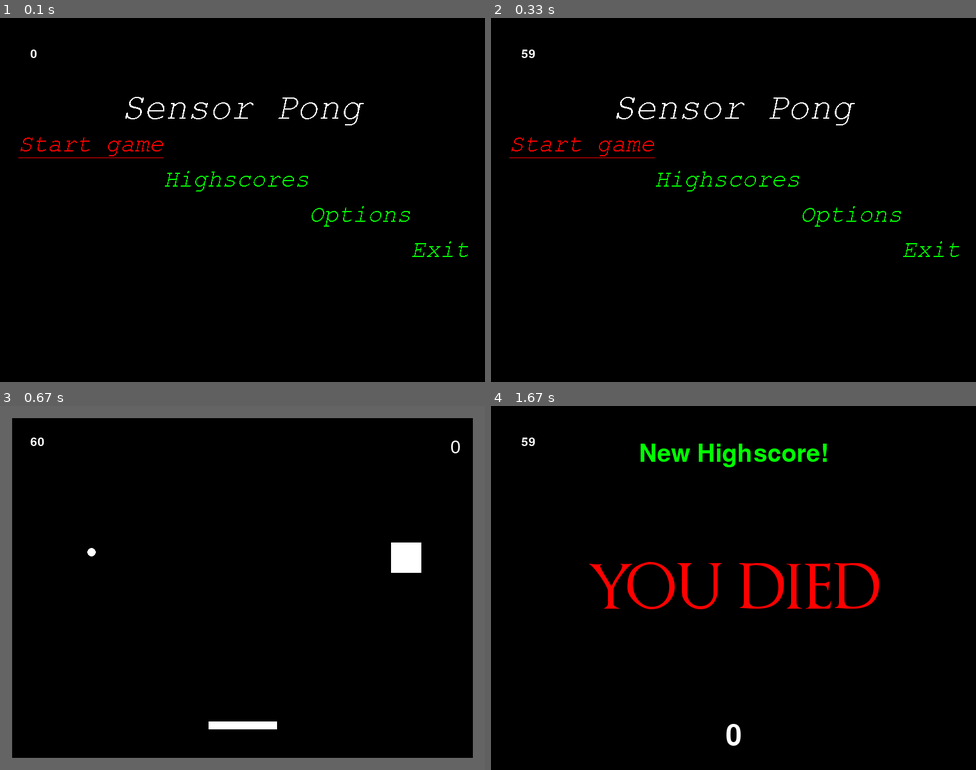
Above: before the commit, frames 1-4 (two rows, left to right).
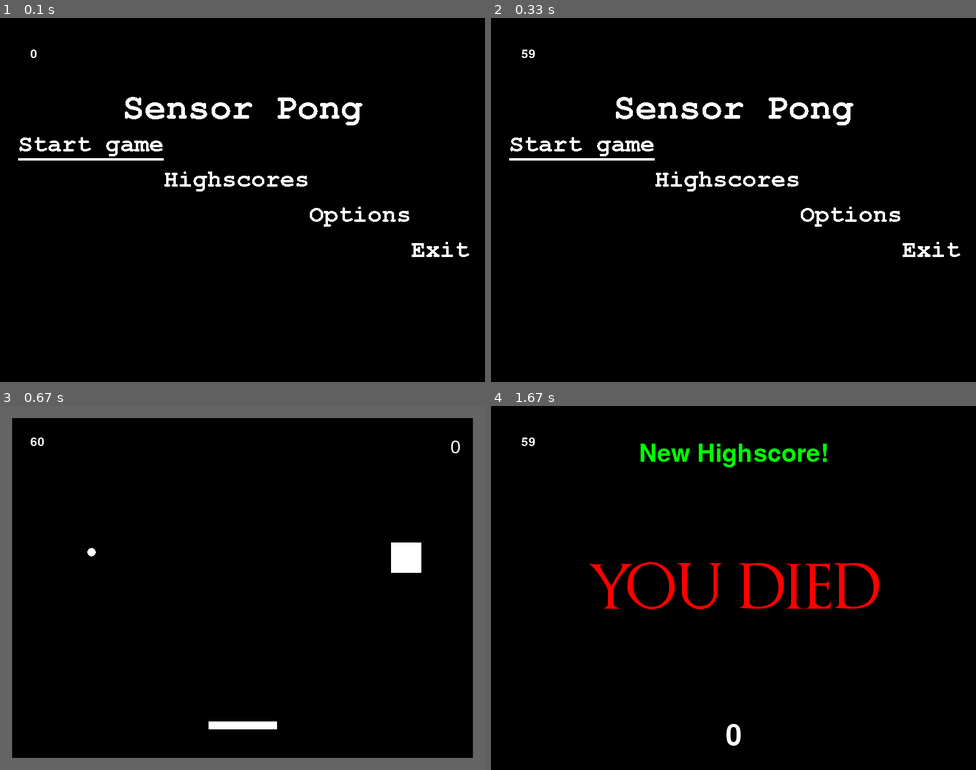
Above: after the commit, the same moments.

Repository: Gibson223/mod-5
Game: pygame game, started from py/main.py
Two runs of this game, one before a commit and one after it. Both use one fixed random seed, a clock stepped at 60 frames per second and the inputs below.
Inputs:
- Up to frame 1 (0.1 s): no input
- Up to frame 2 (0.33 s): no input
- Up to frame 3 (0.67 s): tap Enter at 0.33 s
- Up to frame 4 (1.67 s): hold Right 0.67-1.13 s; hold D 0.67-1.13 s; hold Right 1.17-1.63 s; hold D 1.17-1.63 s

The runs differ from the first frame. In frame 1, 2.6% of the frame differs, in the area x 3-97%, y 21-66%; in frame 2, 2.6%; in frame 3, nothing differs; in frame 4, nothing differs.

Commit message:
changed colors main menu

Diff:
--- a/py/constants.py
+++ b/py/constants.py
@@ -136,5 +136,5 @@
 # get fonts from dafont.com, filter for '100% free' fonts
 fonts = {
     'optimusprinceps':'../resources/fonts/OptimusPrinceps.ttf',
-    'Courier New': '../resources/fonts/couri.ttf'
+    'Courier New': '../resources/fonts/courbd.ttf'
 }
--- a/py/main.py
+++ b/py/main.py
@@ -525,13 +525,13 @@
             self.parent = parent
             if chosenfont == (None or self.parent.subFont):
                 # print('none')
-                self.text = self.parent.subFont.render(text, False, constants.colors['GREEN'])
+                self.text = self.parent.subFont.render(text, False, constants.colors['WHITE'])
             elif chosenfont == self.parent.mainFont:
                 # print('main')
                 self.text = self.parent.mainFont.render(text, False, constants.colors['WHITE'])
             else:
                 # print('high')
-                self.text = self.parent.highlight.render(text, False, constants.colors['RED'])
+                self.text = self.parent.highlight.render(text, False, constants.colors['WHITE'])
 
             self.width = self.text.get_width()
             self.height = self.text.get_height()
